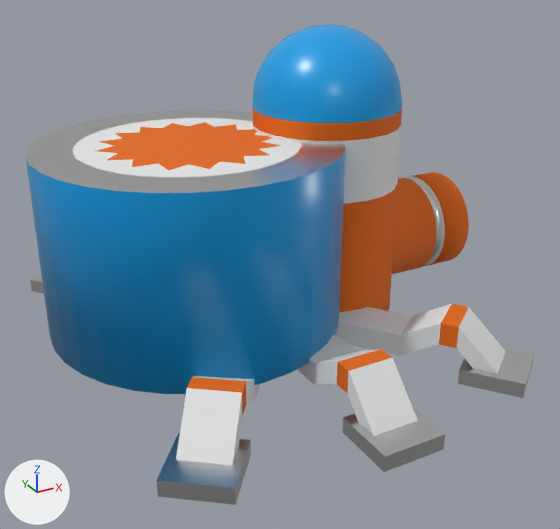
Two versions of the glTF model assets/models/tachikoma.glb, one commit apart.
Camera for both pictures: a 50 mm lens placed at (-5.54, -8.79, 5.18), pointed at (-0.95, -0.44, 1.0). Every picture has the same lights, and +X, +Y and +Z are marked at lower left.

Names of what the first picture shows: 'body', 'gun', 'head', 'leg_right_back', 'leg_right_front', 'leg_right_mid'.
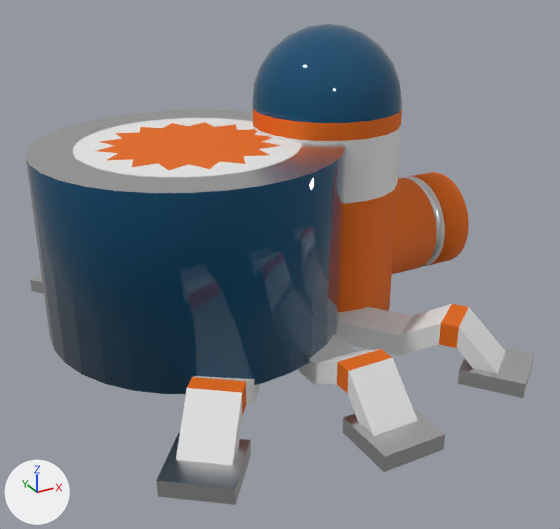
Edits to the bpy script that builds the scene:
```text
Change mat_blue_plastic:
    mat_blue_plastic.base_color: (0.0, 0.354, 0.8) -> (0.0, 0.0713, 0.161)  # blue #00a1e7 -> dark blue #004b70
    mat_blue_plastic.roughness: 0.3 -> 0.0
```

Pixel boxes (x1, y1, x2, y2) of what changed, in the pictures (560 x 529 px):
'body', recoloured, surface changed: (26, 112, 345, 394) in both
'head', recoloured, surface changed: (253, 24, 402, 312) in both
